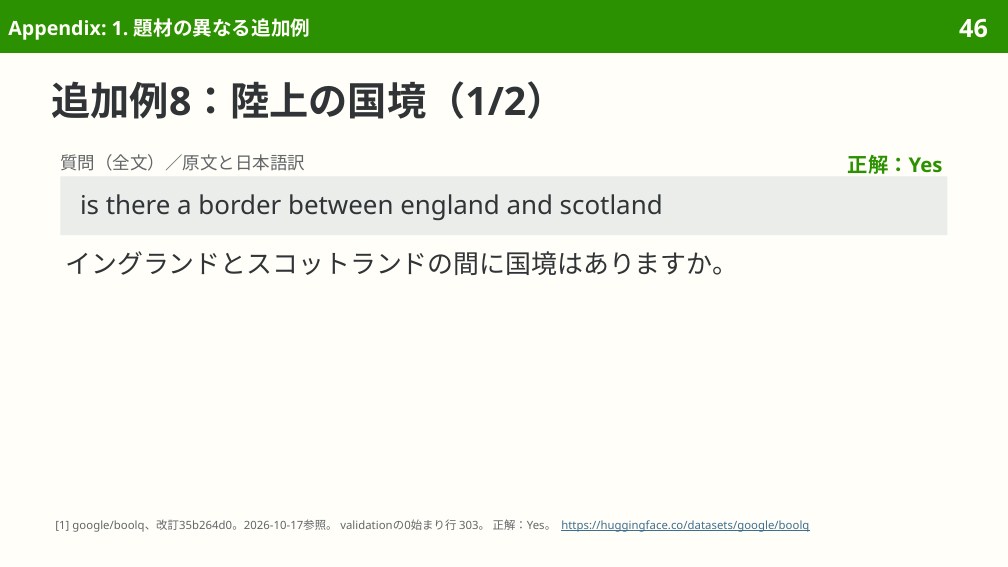
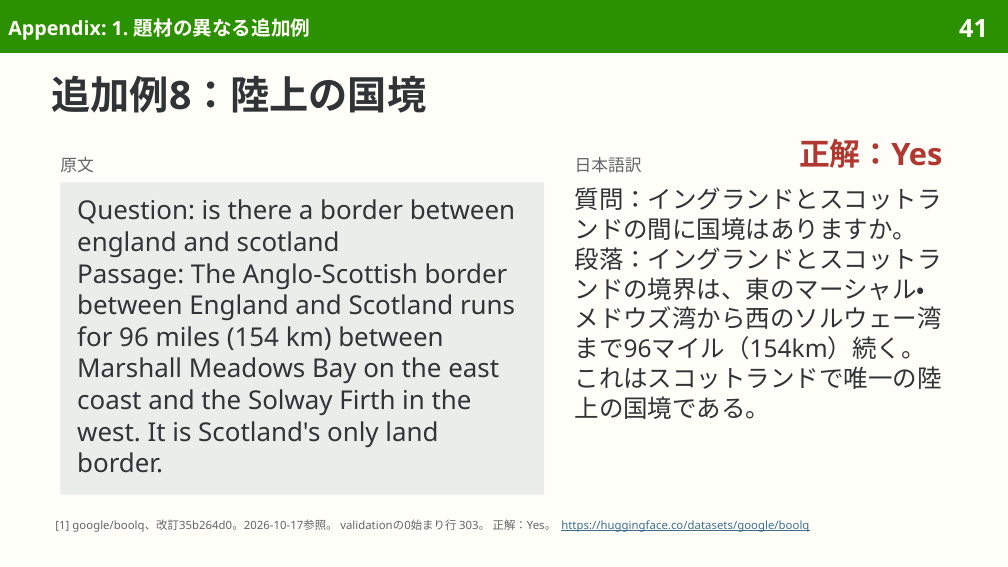
Before and after one commit to sasakiy84/datasets-in-10-minutes, a slide deck: slide 41 of slides/datasets-in-10-minutes-boolq.pptx (slide 46 before the commit). Drawn at 1008x567 pixels with LibreOffice and Linux fonts; fonts in the diff are those of the drawing. Boxes give left, top, right and bottom in pixels: in the first picture for what was removed or moved away, otherwise in the second. Text is boxed around its words. In the diff, an @@ line names an element or a change of style, - is before the commit and + after.

```diff
--- a/slides/datasets-in-10-minutes-boolq.pptx
+++ b/slides/datasets-in-10-minutes-boolq.pptx
@@ page number at (959, 19, 988, 37): text changed @@
-46
+41
@@ title at (52, 75, 427, 113): text changed @@
-追加例8：陸上の国境（1/2）
+追加例8：陸上の国境
@@ text "正解：Yes": place and size @@
-text "正解：Yes" at (848, 155, 943, 174)
+text "正解：Yes" at (799, 139, 942, 168)
@@ text "正解：Yes" at (799, 139, 942, 168): size 14.5 to 22 pt, text colour #2C9100 to #B13731; line spacing 1.17 to 26.8pt @@
@@ rectangle removed at (60, 176, 948, 235) @@
-is there a border between england and scotland
@@ text added at (60, 157, 94, 173), 12 pt, text #626669 @@
+原文
@@ text at (575, 157, 642, 173): text changed; size 12.5 to 12 pt @@
-質問（全文）／原文と日本語訳
+日本語訳
@@ rectangle added at (60, 182, 544, 495), fill #EBEDEB, 18.5 pt, text #303437 @@
+Question: is there a border between england and scotland
+Passage: The Anglo-Scottish border between England and Scotland runs for 96 miles (154 km) between Marshall Meadows Bay on the east coast and the Solway Firth in the west. It is Scotland's only land border.
@@ text added at (575, 187, 942, 419), 17.5 pt, text #303437 @@
+質問：イングランドとスコットランドの間に国境はありますか。
+段落：イングランドとスコットランドの境界は、東のマーシャル・メドウズ湾から西のソルウェー湾まで96マイル（154km）続く。これはスコットランドで唯一の陸上の国境である。
@@ text removed at (65, 251, 737, 275) @@
-イングランドとスコットランドの間に国境はありますか。
```
Also in this commit, not shown: 6 other slides changed, 7 slides removed, 9 other files.
